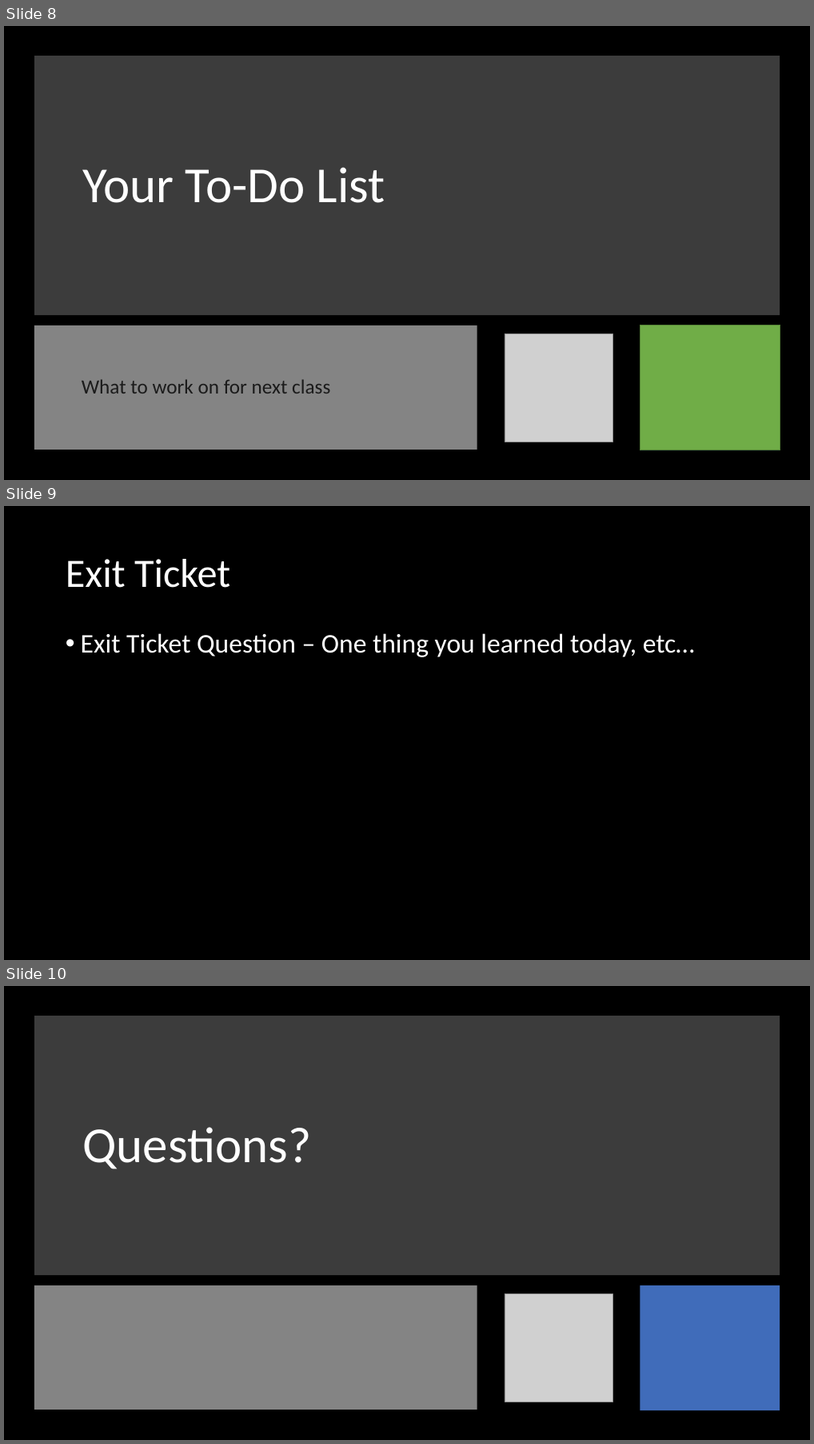
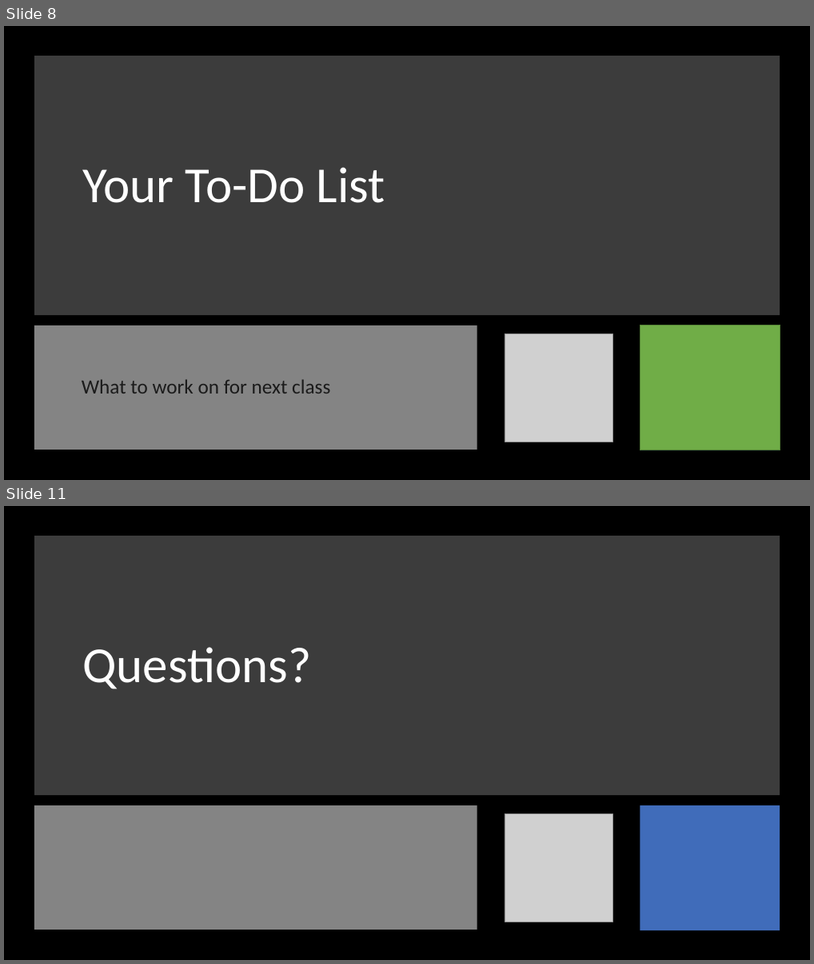
Before and after one commit to orstewar/ist346-content, a slide deck: content/_template_.pptx. Shown one above the other, each under a label of ours: slides 8, 9 and 10 before the commit, slides 8 and 11 after it; the slides between them are not shown. The pictures are 814x1444 and 814x964 pixels, drawn with LibreOffice and Linux fonts; fonts in the diff are those of the drawing; grey boxes stand for pictures. Boxes give left, top, right and bottom in pixels: in the first picture for what was removed or moved away, otherwise in the second. Text is boxed around its words. In the diff, an @@ line names an element or a change of style, - is before the commit and + after.

```diff
--- a/content/_template_.pptx
+++ b/content/_template_.pptx
@@ slide 9 removed at [4, 506, 810, 960], background #000000 @@
@@ title removed at [66, 559, 230, 588] @@
-Exit Ticket
@@ text removed at [81, 633, 695, 657] @@
-• Exit Ticket Question – One thing you learned today, etc…
@@ what was slide 10 is now slide 11 @@
```
Also in this commit, not shown: 1 slide changed, 2 slides added, 6 other files.
